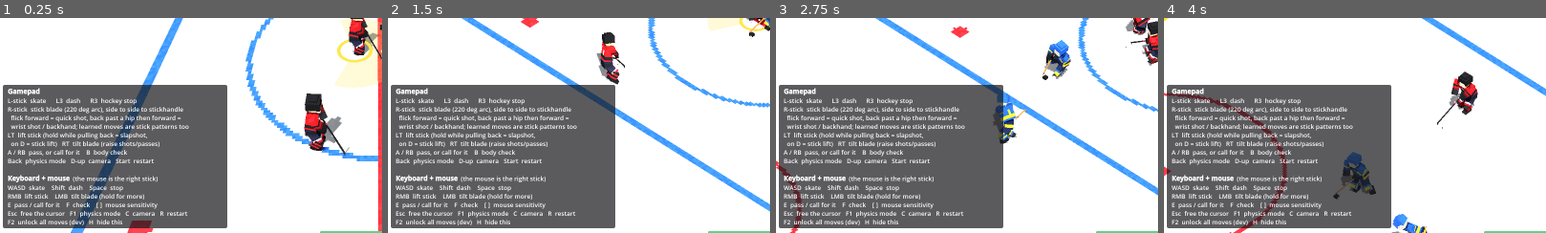
Above: before the commit, frames 1-4 (left to right).
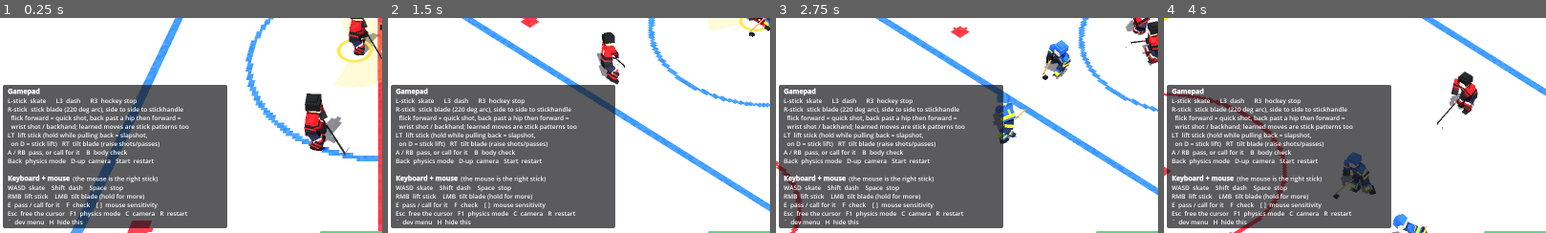
Above: after the commit, the same moments.

Repository: HammerJones/RinkGM
Game: Godot game, scene res://scenes/main.tscn
Same seed, same stepped clock (60 frames per second), same inputs: the game is played once before the commit and once after it.
Inputs (mouse positions are % of the whole screen's width and height, from its top left):
- Up to frame 1 (0.25 s): no input
- Up to frame 2 (1.5 s): tap Enter at 0.5 s; move the mouse to (55, 50) at 0.52 s; hold C (camera) 0.53-1.28 s; hold W (move_up) from 0.53 s (still down); click (55, 50) at 0.67 s; move the mouse to (45, 50) at 1.27 s; tap F (check) at 1.35 s
- Up to frame 3 (2.75 s): keep holding W (move_up); move the mouse to (52, 48) at 2.02 s; tap Shift (dash) at 2.1 s
- Up to frame 4 (4 s): keep holding W (move_up); move the mouse to (49, 52) at 2.77 s; right-click (49, 52) at 2.85 s; click (49, 52) at 2.92 s; move the mouse to (57, 51) at 3.52 s; tap E (pass) at 3.6 s
The pictures show only the part of the screen within x 1-51%, y 47-97%; the shares and areas given below are measured in that part.

The runs differ from the first frame. In frame 1, 0.4% of the frame differs, in the area x 2-32%, y 93-97%; in frame 2, 0.4%; in frame 3, 0.4%; in frame 4, 0.4%.

Commit message:
HUD help: dev menu key
Co-Authored-By: Claude Opus 5.5 (1M context) <noreply@anthropic.com>
Claude-Session: https://claude.ai/code/session_01CnqvJr53VTaWQ9ttMTJ7Lu

Diff:
--- a/scripts/ui/hud.gd
+++ b/scripts/ui/hud.gd
@@ -18,7 +18,7 @@
 RMB  lift stick    LMB  tilt blade (hold for more)
 E  pass / call for it    F  check    [ ]  mouse sensitivity
 Esc  free the cursor   F1  physics mode   C  camera   R  restart
-F2  unlock all moves (dev)   H  hide this"""
+`  dev menu   H  hide this"""
 
 var _score: Label
 var _mode: Label
